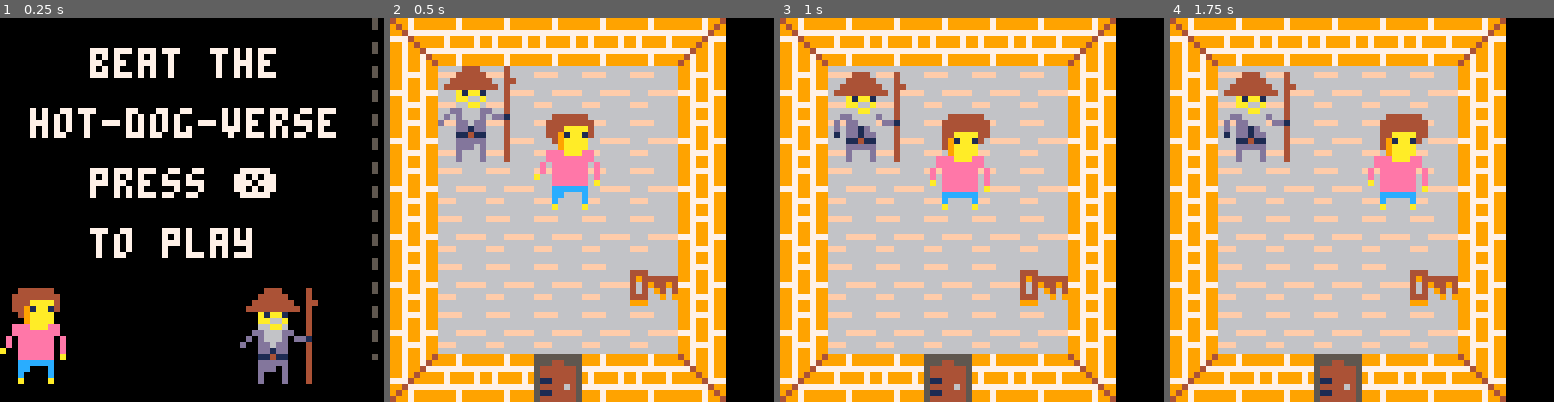
Above: before the commit, frames 1-4 (left to right).
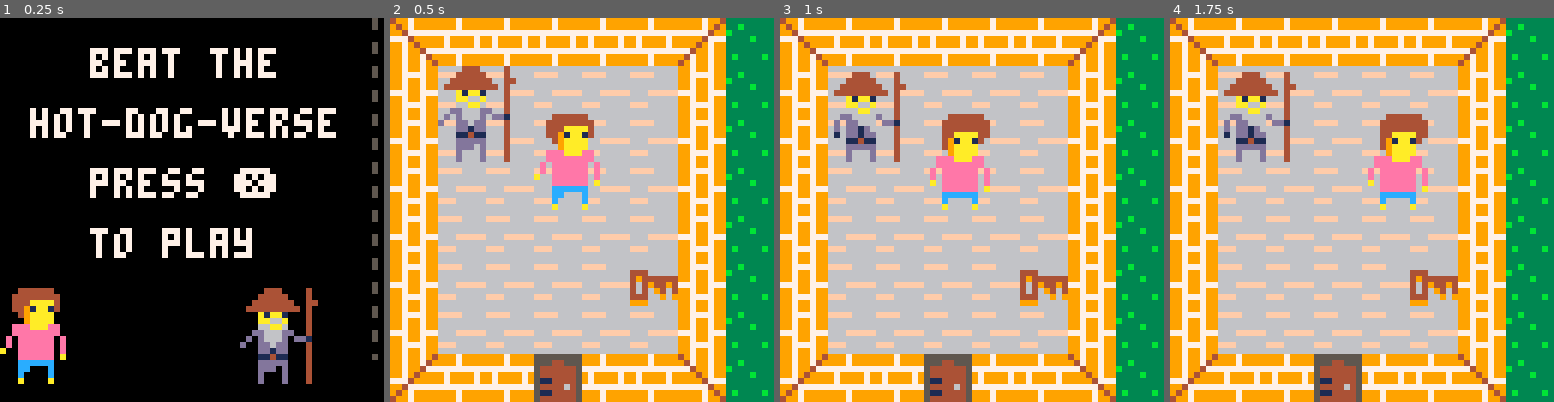
Above: after the commit, the same moments.

Repository: EmilieRobert33/LOWREZJAM
Game: PICO-8 cartridge jeux.p8
Same seed, same stepped clock (60 frames per second), same inputs: the game is played once before the commit and once after it.
Inputs:
- Up to frame 1 (0.25 s): no input
- Up to frame 2 (0.5 s): tap X (X key) at 0.33 s
- Up to frame 3 (1 s): tap O (Z key) at 0.7 s
- Up to frame 4 (1.75 s): tap X (X key) at 1.07 s; hold Right from 1.6 s (still down); tap O (Z key) at 1.7 s

Frame 1 is identical in both runs. In frame 2, 12% of the frame differs, in the area x 87-100%, y 0-100%; in frame 3, 12%; in frame 4, 12%.

Commit message:
ajout de tile et modification gamedesign

Diff:
--- a/jeux.p8
+++ b/jeux.p8
@@ -1822,83 +1822,83 @@
 
 __gff__
 0000000000000000000000000000000000000000000000000000000000000000000000000000000000000000000000000000000000000000000000000000000000000000000000000000000000000000000000000000000000000000000000000101010101010101000000000000000001010101010101010000000000000000
-0000000000000000000000000000000000000000000000000000000000000000000000000000000000000000000000000000000000000000000000000000000000000000000000400000010101000000000000000000004000400100014000000200030105002001091001010101000000010000010000000001014002000000
+0000000000000000000000000000000100000000000000000000000000000001000000000000000000000000000000000000000000000000000000000000000000000000000000400001010101010101000000000000004000000100014000010200030105002001091001010101000000010000010001010101014002000000
 __map__
-cacbcbcbcbcbcc00000000000000000000000000000000000000000000000000000000000000000000000000000000000000000000000000000000000000000000000000000000000000e7e7e7e7e7f0f0f0f0f0f0f0f0f0f0f0f0f0f0f0f0f0f0f0f0f0f0f0f0f0f1f1f1f1f1f1f0f0f0f0f0f0f0f0f0f0f0f0f0f0f0f0f0f0
-dcdbdbdbdbdbdc00000000000000000000000000000000000000000000000000000000000000000000000000000000000000000000000000000000000000000000000000000000000000e7f0f0e0e7f0f0edf0f0f0f0edf0edededededededededededf0f0f0f0f0f1f1f4f1f1f1f0f0f9f9f9f9f9f9f9f9f9f9f9f9f9f9f9f0
-dcdbdbdbdbdbdc00000000000000000000000000000000000000000000000000000000000000000000000000000000000000000000000000000000000000000000000000000000000000e7f3f0ede7f0f0e7f0f0f0f0e7f0e7e7e7e7e7e7e7e7e7e7e7e7f0f0f0f0f1f1f1f1f1f1f0f0f9f9e7e7e7e7e7e7e7e7e7f9f9f9f9f0
-dcdbdbdbdbdbdc00000000000000000000000000000000000000000000000000000000000000000000000000000000000000000000000000000000000000000000000000000000000000e7f0ede7e7f0e7e7f0f0edede7f0e7e7f0f0f0f0f0f0f0f0f0e7ededf0f0f1f1f1f4f1f1f0f0e7e7d8d8d8d8d8d8d8d8e7e7f9f9f9f0
-dcdbdbdbdbdbdc00000000000000000000000000000000000000000000000000000000000000000000000000000000000000000000000000000000000000000000000000000000000000e7f0e7e7e7e0e7f0f0ede7e7f0f0f0e7f0edededededededf0f0e7e7f0f0f0f1f1f1f1f1f1f0e7d8d8d8d8d8d8d8d8d8d8e7e7f9f9f0
-dadbdbdbdbfcdc00000000000000000000000000000000000000000000000000000000000000000000000000000000000000000000000000000000000000000000000000000000000000e7f0f0f0e7ede7f0f0e7f0f0f0f0e7e7f0e7e7e7e7e7e7e7edf0f0e7f0f0f0f1f1f1f1f1f1f0e7d8d8d8d8d8d8d8d8d8d8d8e7e7f9f0
-dadbdbdbdbdbdc00000000000000000000000000000000000000000000000000000000000000000000000000000000000000000000000000000000000000000000000000000000000000e7f0f0f3e7e7e7f0f0e7e7e7e7e7e7f0f0f0f0f0f0f0f0f0e7edede7f0f0f0f0f1f1f1f4f1f0e7d8d8d8d8d8d8d8d8d8d8d8d8e7f9f0
-eaebebe4ebebec00000000000000000000000000000000000000000000000000000000000000000000000000000000000000000000000000000000000000000000000000000000000000e7e7f0f0f0f3f0f0f0f0f0f0f0f0f3f0f0f0f0edededf0f0f0e7e7e7f0f0f0f0f1f1f1f4f1f0e7e7d8d8d8d8d8d8d8d8d8d8d8e7e7f0
-f9e7f0f0f0f0e7f9f9000000000000000000000000000000000000000000000000000000000000000000000000000000000000000000000000000000000000000000000000000000000000f1edf0f0f0f0f0f0f3f0f0f0f0f0f0f0edede7e7e7edf0f0e7f0f0f0f0f3f0f1f1f1f1f1f0f9e7d8d8d8d8d7d8d8d8d8d8d8d8e7f0
-f9f0f0f0f0e7f0f9f900000000000000000000000000000000000000000000000000000000000000000000000000000000000000000000000000000000000000000000000000000000000000f1ededededededededededede7f0f0e7e7e7e7e7e7f0f0e7f0f0f0f0f0f0f0f1f1f1f1f0f9e7d8d8d8d8d8d8d8d8d8d8d8d8e7f0
-f9f0f0fbf0f0f0f9f9000000000000000000000000000000000000000000000000000000000000000000000000000000000000000000000000000000000000000000000000000000000000000000f1f1f1f1f1f1f1f1f1f1e7f0f0f0f0f0f0f0e7f0f0e7f0f0f0f0f0f0f1f1f1f1f4f0f9e7e7d8d8d8d8d8d8d8d8d8d8e7e7f0
-f9f0f0fbf0f0f0f9f90000000000000000000000000000000000000000000000000000000000000000000000000000000000000000f1f1f1f1f1f1f1f1f1f1f1f1f1f1f1f1f1f100000000000000f1f1f1f1f1f4f1f1f1f1e7edededededf0f0e7f0f0e7f0f0f0f0f0f0f1f1f1f1f1f0f9f9e7d8d8d8d8d7d8d8d8d8d8e7f9f0
-f9f0f0f0f0f0f0f9f90000000000000000000000000000000000000000000000000000000000000000000000000000000000000000f1f4f1f1f1f1f1f1f1f1f1f1f4f1f1f1f1f1f1f1f1f1f1f1f1f1f4f1f1f1f1f1f1f1f1e7e7e7e7e7e7f3f0e7f0f0e7f0f0f0f0f0f0f1f1f1f1f1f0f9f9e7e7d8d8d8d7d8d8d8d8e7e7f9f0
-f9e1e1e1e1e1e1f9f90000000000000000000000000000000000000000000000000000000000000000000000000000000000000000f1f1f1f1f1f1f1f1f1f1f1f1f1f1f1f1f1f1f1f1f4f1f1f1f1f1f1f1f1f1f1f1f1f1f1f1f1f1f1f1e7f0f0e7f0f0e7f0f0f0f3f0f0f1f1f4f1f1f0f9f9f9e7e7e7d8d8d8d8e7e7f9f9f9f0
-f9e1e1e1e1e1e1f9e10000000000000000000000000000000000000000000000000000000000000000000000000000000000000000f1f1f1f1f1f1f1f4f1f1f1f1f1f1f1f1f1f1f1f1f1f1f1f1f1f1f1f1f1f1f1f1f1f1f4f1f1f1f4f1e7f0f0e7f0f0e7f0f0f0f0f0f0f1f1f1f1f0f0f9f9f9f9f9e7f3f0f3e7e7f9f9f9f9f0
-f9f9f9f9f9f9f9f9e10000000000000000000000000000000000000000000000000000000000000000000000000000000000000000f1f1f1f1f1f1f1f1f1f1f1f1f1f1f1f1f0f0f0f0f0f0f0f0f0f0f0f9f1f4f1f1f1f1f1f1f1f1f1f1e7f0f0e7e7e7e7f0f0f0f0f0f0f0f1f1f1f1f0f0f0f0f0f0f0f0f0f0f0f0f0f0f0f0f0
-0000000000000000000000000000000000000000000000000000000000000000000000000000000000000000000000000000000000f1f1f1f1f5f5f5f5f5e8f5f5e9f5f5e8f0f0f0f0f0c7f0f0f0f0f0f9f1f1f1f1f1f1f1f1f1f1f9f9f0f0f0f0f9f9f0f0f0f0f3f0f0f0f1f1f1f1f1f1f1f1f0f0f0f0f0f0f0f0f0f0f0f0f0
-0000000000000000000000000000000000000000000000000000000000000000000000000000000000000000000000000000000000f1f1f1f1f5f5f5f5f5e8f5f5e9f5f5e8f0f0f0f0f0f0f0f0f0f0f0f9f1f1f1f1f9f9f9f1f9f9f0f0f0f0f0f0f0f9edededf0f0f0f0f3f1f1f4f1f1f1f4f1f0f0f0f0f0f3f0f0f0f0f0f0f0
-00000000000000000000000000000000000000000000000000000000000000000000000000000000000000000000000000000000f1f1f1f1f1f5f5f5f5f5f1f1f1f1f1f1f1f0f9f0f9f9f0f0f3f0f0f0f9f1f4f1f1f9f0f0f9f0f0f0f0f0f0f0f0f0f0f9f9f9edf0f0f0f0f1f1f1f1f1f1f1f1f0f0f0f0f0f0f0f0f0e7f0f0f0
-00000000000000000000000000000000000000000000000000000000000000000000000000000000000000000000000000000000f1f1f1f1f1f5f5f5f5f5f1f1f1f1f1f1f1f9f0f9f0f0f0f0f0f0f0f0f0f1f1f1f1f0f0f0f0f0f0f0f0f0e7f0f0f3f0f0f0f9f9ededf0edf1f1f1f1f1f1f4f1f0f0f0f0f0f0f0f0f0f0f0f0f0
-00000000000000000000000000000000000000000000000000000000000000000000000000000000000000000000000000000000f1f4f1f1f1f5f5f5f5f5f1f1f4f1f1f1f1f0f0f0f0f0f0f0edf0f0f0f0f1f9f1f0f0f0f0f0f0f0f0f0f3f0f0f0f0f0f0f0e7f0f9f9e4f9f9f1f1f1f1f1f1f1f0f0f3f0f3f3e7f3f0f0f0f0f0
-00000000000000000000000000000000000000000000000000000000000000000000000000000000000000000000000000000000f1f1f1f1f1f5f5f5f5f5f1f1f1f1f1f1f1f0f0f0f0edf0f0e7f0f3f0f0f9f0f0f0f0f0f0f3f0f0f0f0e7f0f0f0f0f0f0e7e7f0f0f0f0f0f9f1f1f1f4f1f1e7f0f0f0ededf0f0f0f0f0f0f0f0
-00000000000000000000000000000000000000000000000000000000000000000000000000000000000000000000000000000000f1f1f1f1f1f5f5f5f5f5f1f1f1f1f1f1f1f0f0f0ede7f0f0e7f0f0f0f0f0f0f0f0f0f0f0f0e7e7f0e7f0edf9ededede7e7f0f0e7f0f0e7f9f1f4f1f1f1f1e7f0f0f0f0e7f0f0f0f0f0f0f0f0
-00000000000000000000000000000000000000000000000000000000000000000000000000000000000000000000000000000000f1f1f1f1f1f0f0f0f0f0f1f1f1f1f1f4f1ededede7e7f0f0e7f0f0f0f0f0ededf0edf0f0f0f3f3f0f0edf9fff9f9f9f0f0f0f0f0f0f0f0f9f1f1f1f1e7e7f0f0f3f0ede7f0f0f0f0f3f0f0f0
-00000000000000000000000000000000000000000000000000000000000000000000000000000000000000000000000000000000f1f1f0f0f0f0f0f0f0f0f0f0f1f1f1f1f1e7e7e7e7f0f0f0e7f0f0f0f0edf9f9e4f9edf0f0f0f0f0f0f9eefffffffff9f0f0f0f3f0f0f0f9f1f1f1e7f0f0f0ededf0e7e7f0f0f0f0f0f0f0f0
-00000000000000000000000000000000000000000000000000000000000000000000000000000000000000000000000000000000f1f1f0f0f3f0f0f0f3f3f3f0f1f1f1f1f1f0f0f0f0f0e7e7f0f0f0f0f0f9f2f2f2f5f9f0f0f0f0f0f0f9fefffffffff9f0f0f0f0f0f0f0e7e7e7e7f0f3f0edf0e7ede7f0f0f0f0f0f0f0f0f0
-000000000000000000000000000000000000000000000000000000000000000000000000000000000000d0000000000000000000f1f1f0f0f3f0f0f0f0f3f0f0f1e7e7e7e7f0f0f0f0f0e7e7ededededede7f5f2f2f2f9f0f0f0f3f0f0f9effffffffff9f0f0f0f0f3c7f0f0f0f0f0f0f3edf0f0ede7e7f0f0f0f0f0f0f0f0f0
-0000000000000000000000000000000000000000000000000000000000000000000000000000000000d0d0000000000000000000f1f1f0f0f3f0f0f0f0f3f0f0f1e7e0f0e7f0f0e7e7e7e7e7e7e7e7e7e7e7f2f2ddf2f9f0f0f0f0f0f0f9fffffffffff9f0f3f0f0f0f0f0edededf3ededededede7e7f0f0f0f0f3f0f0f0f0f0
-0000000000000000000000000000000000000000000000000000000000000000000000000000d0d0d0d0d0d0d0d0d0d0d0000000f1f1f0f0f3f3f3f0f3f3f0f0f1e7f0f0f0f0f0f0f0e8f0e9f0f0e8f0f5f5f5f2f2f2f9f0ededf0f0f0f9fffffffffff9f0f0f0f0f0f0f0e7e7e7e7e7e7e7e7e7e7f0f0f0f0f0f0f0f0f0f0f0
-00000000000000000000000000000000000000000000000000000000000000000000d0d0d0d0d0d0d0d0d0d0d0d0000000000000f1f1edededededededededede7e7edededf0ededf0e8ede9edede8edf5f5f5f2f5f2f9edededf0edf0f0f9f9f9f9f9f0f0f0f0f3f0f0f0f0f0f0f0f0f0f0f0f0f0f0f3f0f0f0f0f0f0f0f0f0
-000000000000000000000000000000000000000000000000000000000000000000d0d0d0d0d0d0d0d0d0d0000000000000000000f1f4f1f1f1f1f1f1f1f1f1f4f1f1f1f4f1f1f1f1f1f1f4f1f1f1f1f1f4f1f9f9f9f9f9f9f9f9edf9edf9f0f0f0f0f0edf0ededededededededededededededededededededededededededed
-00000000000000000000000000000000000000000000000000000000000000000000d0d0d0d0d0d0d00000d0d0d0000000000000f1f1f1f1f1f1f1f4f1f1f1f1f1f1f1f1f1f1f4f1f1f1f1f1f1f1f1f1f1f1f1f1f1f1f4f1f1f1f1f1f4f1ededededededf9f9f9f9f9f9f9f9f9f9f9f9f9f9f9f9f9f9f9f9f9f9f9f9f9f9f9f9
-…(46 lines of a section not shown)…
+cacbcbcbcbcbccd9d9d9d9d9d900000000000000000000000000000000000000000000000000000000000000000000000000000000000000000000000000000000000000f1f4f1f1f1cde7e7e7e7e78c8c8c8c8c8c8c8c8c8c8c8c8c8c8c8c8c8c8c8c8c8c8c8c8c8c9ff1f1f1cdf0f0f0f0f0f0f0f0f0f0f0f0f0f0f0f0f0f0
+dcdbdbdbdbdbdcd9d9d9d9d9d900000000000000000000000000000000000000000000000000000000000000000000000000000000000000000000000000000000000000f1f1f1f1f4cde7f0f0e0e7f0f0edf0f0f0f0edf0edededededededededededf0f0f0f0f0f8f1f4f1f1cdf0f0f9f9f9f9f9f9f9f9f9f9f9f9f9f9f9f0
+dcdbdbdbdbdbdcd9d9d9d9d9d900000000000000000000000000000000000000000000000000000000000000000000000000000000000000000000000000000000000000f1f1f1f1f1cde7f3f0ede7f0f0e7f0f0f0f0e7f0e7e7e7e7e7e7e7e7e7e7e7e7f0f0f0f0f8f1f1f1f1cdf0f0f9f9e7e7e7e7e7e7e7e7e7f9f9f9f9f0
+dcdbdbdbdbdbdcd9d9d9d9d9d900000000000000000000000000000000000000000000000000000000000000000000000000000000000000000000000000000000000000f1f1f1f1f1cde7f0ede7e7f0e7e7f0f0edede7f0e7e7f0f0f0f0f0f0f0f0f0e7ededf0f0f8f1f1f4f1cdf6f0e7e7d8d8d8d8d8d8d8d8e7e7f9f9f9f0
+dcdbdbdbdbdbdcd9d9d9d9d9d900000000000000000000000000000000000000000000000000000000000000000000000000000000000000000000000000000000000000f1f1f1f4f1cde7f0e7e7e7e0e7f0f0ede7e7f0f0f0e7f0edededededededf0f0e7e7f0f0f0f8f1f1f1f1cdf0e7d8d8d8d8d8d8d8d8d8d8e7e7f9f9f0
+dadbdbdbdbfcdcd9d9d9d9d9d900000000000000000000000000000000000000000000000000000000000000000000000000000000000000000000000000000000000000f1f1f1f1f1cde7f0f0f0e7ede7f0f0e7f0f0f0f0e7e7f0e7e7e7e7e7e7e7edf0f0e7f0f0f0f8f1f1f1f1cdf0e7d8d8d8d8d8d8d8d8d8d8d8e7e7f9f0
+dadffddbdfdfdcd9d9d9d9d9d900000000000000000000000000000000000000000000000000000000000000000000000000000000000000000000000000000000000000f1f1f1f1f1cde7f0f0f3e7e7e7f0f0e7e7e7e7e7e7f0f0f0f0f0f0f0f0f0e7edede7f0f0f0f0f8f1f1f4cdf0e7d8d8d8d8d8d8d8d8d8d8d8d8e7f9f0
+eaebebe4ebebecd9d9d9d9d9d900000000000000000000000000000000000000000000000000000000000000000000000000000000000000000000000000000000000000f1f1f1f1f1cde7e7f0f0f0f3f0f0f0f0f0f0f0f0f3f0f0f0f0edededf0f0f0e7e7e7f0f0f0f0f8f1f1f4cdf0e7e7d8d8d8d8d8d8d8d8d8d8d8e7e7f0
+fad9d9d9d9d9d9faf1f1f1f10000000000000000000000000000000000000000000000000000000000000000000000000000000000000000000000000000000000000000f1f1f4f1f1f7f6f7edf0f0f0f0f0f0f3f0f0f0f0f0f0f0edede7e7e7edf0f0e7f0f0f0f0f3f0f8f1f1f1cdf0f9e7d8d8d8d8d7d8d8d8d8d8d8d8e7f0
+fad9d9d9d9d9d9faf1f1f4f10000000000000000000000000000000000000000000000000000000000000000000000000000000000000000000000000000000000000000f1f1f1f1f1f1f4f1cdededededededededededede7f0f0e7e7e7e7e7e7f0f0e7f0f0f0f0f0f0f0f8f1f1cdf0f9e7d8d8d8d8d8d8d8d8d8d8d8d8e7f0
+fad9d9fbd9d9d9faf1f1f1f10000000000000000000000000000000000000000000000000000000000000000000000000000000000000000000000000000000000000000f1f1f1f1f1f1f1f1f7f6f6f6f6f6f6f6f6f6f6f6e7f0f0f0f0f0f0f0e7f0f0e7f0f0f0f0f0f0f8f1f1f1cdf0f9e7e7d8d8d8d8d8d8d8d8d8d8e7e7f0
+fad9d9fbd9d9d9faf1f4f1f10000000000000000000000000000000000000000000000000000000000000000000000000000000000f1f1f1f1f1f1f1f1f1f1f1f1f1f1f1f1f1f1f1f1f1f1f1f1f1f1f1f1f1f1f4f1f1f1cde7edededededf0f0e7f0f0e7f0f0f0f0f0f0f8f1f1f1cdf0f9f9e7d8d8d8d8d7d8d8d8d8d8e7f9f0
+fad9d9d9d9d9d9faf1f1f1f10000000000000000000000000000000000000000000000000000000000000000000000000000000000f1f4f1f1f1f1f1f1f1f1f1f1f4f1f1f1f1f1f1f1f1f1f1f1f1f1f4f1f1f1f1f1f1f1cde7e7e7e7e7e7f3f0e7f0f0e7f0f0f0f0f0f0f8f1f1f1cdf0f9f9e7e7d8d8d8d7d8d8d8d8e7e7f9f0
+fad9d9d9d9d9d9faf1f1f1f10000000000000000000000000000000000000000000000000000000000000000000000000000000000f1f1f1f1f1f1f1f1f1f1f1f1f1f1f1f1f1f1f1f1f4f1f1f1f1f1f1f1f1f1f1f1f1f1f7f6f6f6f6f6e7f0f0e7f0f0e7f0f0f0f3f0f0f8f1f4f1cdf0f9f9f9e7e7e7d8d8d8d8e7e7f9f9f9f0
+fac9c9c9c9c9c9faf1f1f1f40000000000000000000000000000000000000000000000000000000000000000000000000000000000f1f1f1f1f1f1f1f4f1f1f1f1f1f1f1cfcececececececececececece8ff1f1f1f1f1f4f1f1f1f4cde7f0f0e7f0f0e7f0f0f0f0f0f0f8cef1cdf0f0f9f9f9f9f9e7f3f0f3e7e7f9f9f9f9f0
+fafafafafafafafaf1f1f1f10000000000000000000000000000000000000000000000000000000000000000000000000000000000f1f1f1f1f1f1f1f1f1f1f1f1f1f1f1cdf0f0f0f0f0f0f0f0f0f0f0f9f8f4f1f1f1f1f1f1f1f1cecee7f0f0e7e7e7e7f0f0f0f0f0f0f0f8f1f7f6cdf0f0f0f0f0f0f0f0f0e7e7e7f0f0f0f0
+f1f1f1f1f1f1f1f1f1f1f1f10000000000000000000000000000000000000000000000000000000000000000000000000000000000f1f1f1f1f5f5f5f5f5e8f5f5e9f5f5e8f0f0f0f0f0c7f0f0f0f0f0f9f8f1f1cfcececef1cecef9f9f0f0f0f0f9f9f0f0f0f0f3f0f0f0f8f1f1f1f7f6f6cdf0f0f0f0f0f0f0f0e7e7f0f0f0
+f1f1f1f1f1f1f1f1f1f4f1f10000000000000000000000000000000000000000000000000000000000000000000000000000000000f1f1f1f1f5f5f5f5f5e8f5f5e9f5f5e8f0f0f0f0f0f0f0f0f0f0f0f9f8f1f1cdf9f9f9cef9f9f0f0f0f0f0f0f0f9edededf0f0f0f0f3f8f1f4f1f1f1f4cdf0f0f0f0f0f3f0f0f0e7f0f0f0
+f1f1f1f4f1f1f1f1f1f1f1f100000000000000000000000000000000000000000000000000000000000000000000000000f1f1f1f1f1f1f1f1f5f5f5f5f5f1f1f1f1f1f1cdf0f9f0f9f9f0f0f3f0f0f0f9f8f4f1cdf9f0f0f9f0f0f0f0f0f0f0f0f0f0f9f9f9edf0f0f0f0f8f1f1f1f1f1f1cdf0f0f0f0f0f0f0f0f0e7f0f0f0
+f1f1f1f1f1f1f1f1f1f1f1f100000000000000000000000000000000000000000000000000000000000000000000000000f1f1f1f1f1f1f1f1f5f5f5f5f5f1f1f1f1f1f1f1f9f0f9f0f0f0f0f0f0f0f0f0f8f1f1cdf0f0f0f0f0f0f0f0f0e7f0f0f3f0f0f0f9f9ededf0edf8f1f1f1f1f1f4cdf0f0f0f0f0f0f0f0f0e7e7e7f0
+f4f1f1f1f1f4f1f1f1f1f4f100000000000000000000000000000000000000000000000000000000000000000000000000f1f1f1f1f4f1f1f1f5f5f5f5f5f1f1f4f1f1f1cdf0f0f0f0f0f0f0edf0f0f0e79ff9cef0f0f0f0f0f0f0f0f0f3f0f0f0f0f0f0f0e7f0f9f9e4f9f9f1f1f1f1f1f1cdf0f0f3f0f3f3e7f3f0f0f0e7f0
+f1f1f1f1f1f1f1f1f1f1f1f100000000000000000000000000000000000000000000000000000000000000000000000000f1f1f1f1f1f1f1f1f5f5f5f5f5f1f1f1f1f1f1cdf0f0f0f0edf0f0e7f0f3e7e7f9f0f0f0f0f0f0f3f0f0f0f0e7f0f0f0f0f0f0e7e7f0f0f0f0f0f9f1f1f1f4f1cde7f0f0f0ededf0f0f0f0f0e7e7f0
+00000000000000000000000000000000000000000000000000000000000000000000000000000000000000000000000000f1f4f1f1f1f1f1cdf5f5f5f5f5f8f1f1f1f1f1cde7f0f0ede7f0f0e7f0e7f9f0f0f0f3f0f0f0f0f0e7e7f0e7f0edf9ededede7e7f0f0e7f0f0e7f9f1f4f1f1cecde7f0f0f0f0e7e7e7e7e7e7f9f0f0
+00000000000000000000000000000000000000000000000000000000000000000000000000000000000000000000000000f1f1f1f1cfcececdf0f0f0f0f0f8ce8ff1f1f4cde7edede7e7f0f0e7f9e7f0f0f0ededf0edf0f0f0f3f3f0f0edf9fff9f9f9f0f0f0f0f0f0f0f0f9f1f1f1cee7e7f0f0f3f0ede7f0f0f0f0f3f0f0f9
+00000000000000000000000000000000000000000000000000000000000000000000000000000000000000000000000000f1f1f1f1cdf0f0f0f0f0f0f0f0f0f0f8f1f1f1cde7e7e7e7f0f0f0e7f0f0f3f0edf9f9e4f9edf0f0f0f0f0f0f9eefffffffff9f0f0f0f3f0f0f0f9cececee7f0f0f0ededf0e7e7f0f0f0f0f0f0f0f9
+00000000000000000000000000000000000000000000000000000000000000000000000000000000000000000000000000f1f1f1f1cdf0f0f3f0f0f0f3f3f3f0f8cecececdf0f0f0f0f0e7e7f0f0f0f0f0f9f3f3f3f3f9f0f0f0f0f0f0f9fefffffffff9f0f0f0f0f0f0f0e7e7e7e7f0f3f0edf0e7ede7f0f0f0f0f0f0f0f0f9
+000000000000000000000000000000000000000000000000000000000000000000000000000000000000d0000000000000f1f1f1f1cdf0f0f3f0f0f0f0f3f0f0f8e7e7e7e7f0f3f0f0f0e7e7edf3ededede7f5f2ddf2f9f0f0f0f3f0f0f9effffffffff9f0f0f0f0f3f0c7f0f0f0f0f0f3edf0f0ede7e7f0f0f0f0f0f0f0f0f9
+0000000000000000000000000000000000000000000000000000000000000000000000000000000000d0d0000000000000f1f4f1f1cdf0f0f3f0f0f0f0f3f0f0f8e7e0f0e7f0f0e7e7e7e7e7e7e7e7e7e7e7f2f2f2f2f9f0f0f0e7f0f0f9fffffffffff9f0f3f0f0f0f0f0f0ededf3ededededede7e7e7e7e7e7f3f0f0f0f0f9
+0000000000000000000000000000000000000000000000000000000000000000000000000000d0d0d0d0d0d0d0d0d0d0d0f1f1f1f1cdf0f0f3f3f3f0f3f3f0f0f8e7f0f0f0f3f0f0f0e8f0e9f3f0e8f0f5f5f5f2f2f2f9f0f3edf0f0f0f9fffffffffff9f0f0f0f0f0f0f0e7e7e7e7e7e7e7e7e7e7e7f0f0f0f0e7f0f0f0f0fa
+00000000000000000000000000000000000000000000000000000000000000000000d0d0d0d0d0d0d0d0d0d0d0d0000000f1f1f1f1cdedededededededededf0e7e7edf3edf0edf3f0e8ede9edede8edf5f5f5f2f5f2f9ede7edf0f3f0f0f9f9f9f9f9f0f0f0f0f3f0f0f0f0f0f0f0f0f0f0f0f0f0f0f3f0f0f0f0e7f0f0f0f9
+000000000000000000000000000000000000000000000000000000000000000000d0d0d0d0d0d0d0d0d0d0000000000000f1f1f1f1f7f6f6f6f6f6f6f6f6f6f69ff6f6f6f6f6f6f6f6f6f6f6f6f6f6f6f4f1f9f9f9f9f9ededededededf9f0f0f0f0f0edf0edededededededededededededededededededededede7edededfa
+00000000000000000000000000000000000000000000000000000000000000000000d0d0d0d0d0d0d00000d0d0d0000000f1f1f1f1f1f1f1f1f1f1f4f1f1f1f1f1f1f1f1f1f1f4f1f1f1f1f1f1f1f1f1f1f1f1f1f1f1f4f6f6f6f6f6f6f1f6f6f6f6f6f6f9f9f9f9f9f9f9f9f9f9f9f9f9f9f9f9f9f9f9f9f9f9f9f9f9f9f9f9
+…(46 lines of a section not shown)…
Not shown, changed: 40 lines of the sprite sheet (__gfx__) section of jeux.p8
